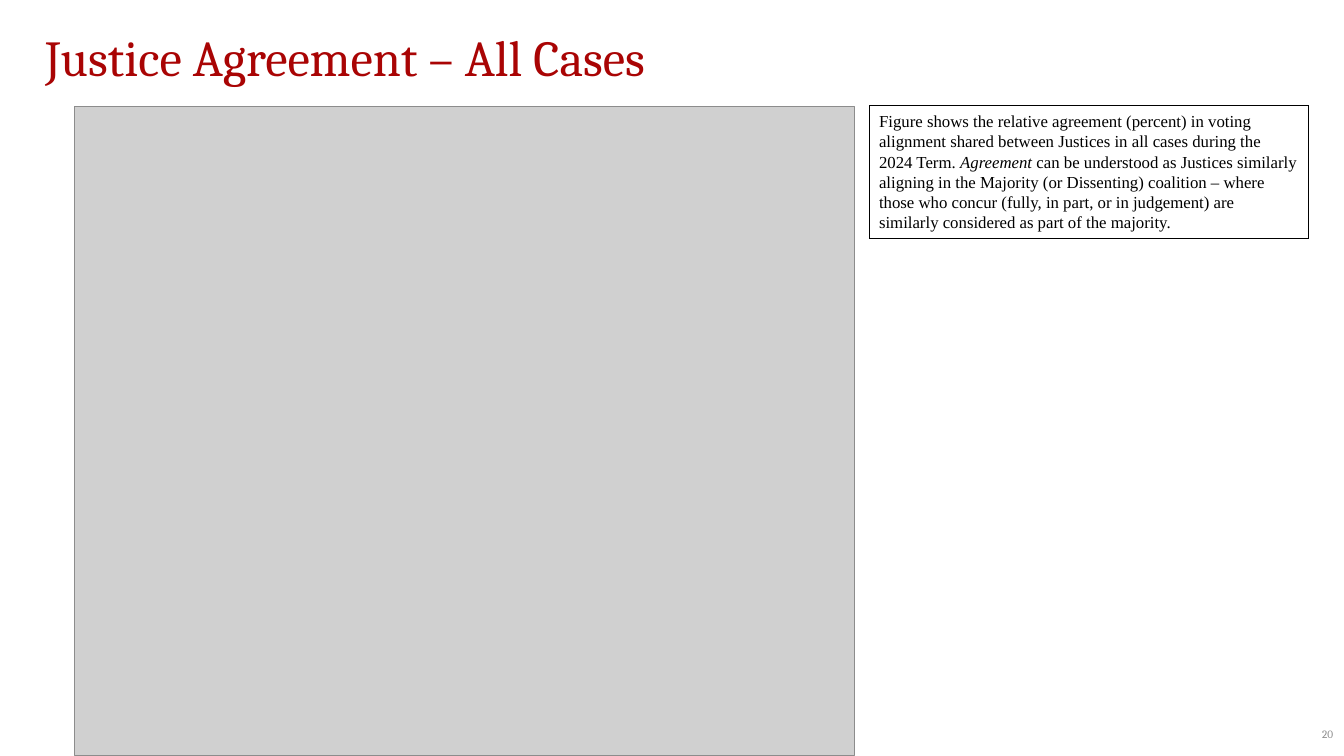
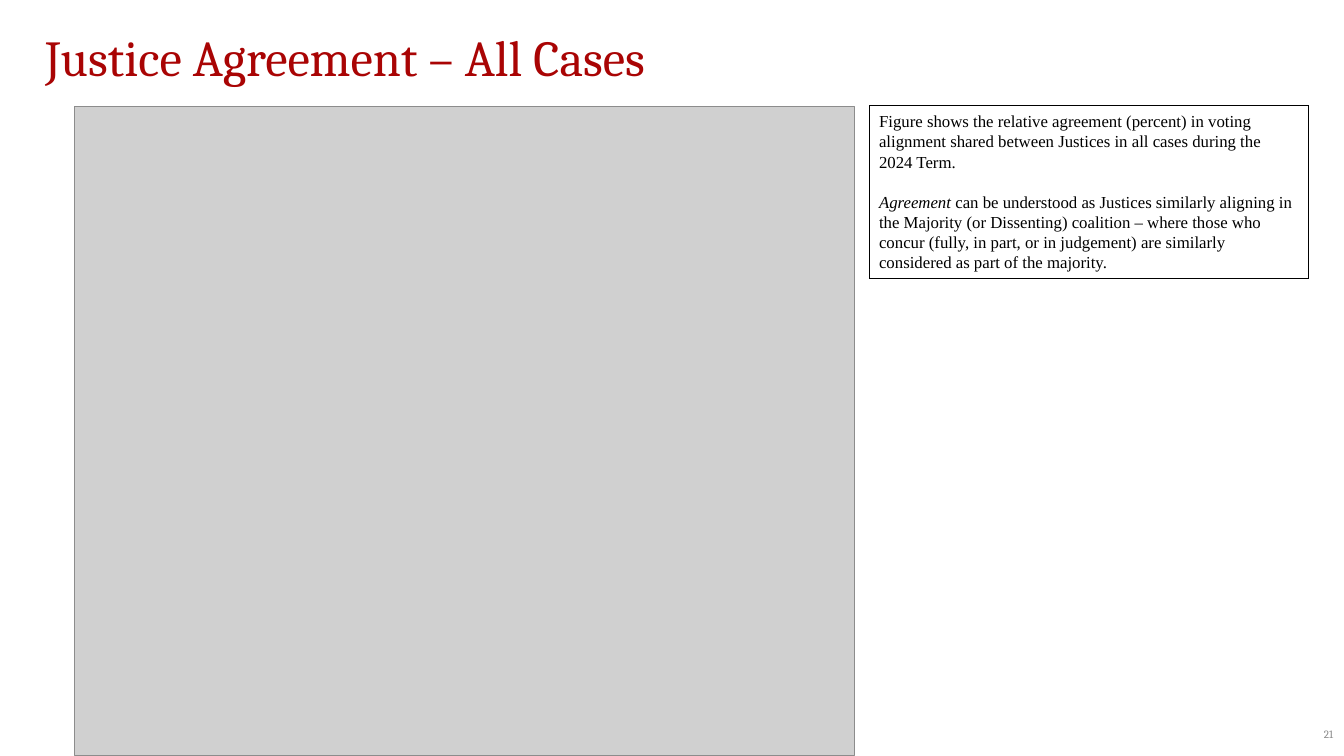
Before and after one commit to JakeTruscott/scotuswatch, a slide deck: slide 21 of Stat Reviews/OT24_StatReview/compilation/SCOTUSBlog/statpack_OT24.pptx (slide 20 before the commit). Drawn at 1344x756 pixels with LibreOffice and Linux fonts; fonts in the diff are those of the drawing; grey boxes stand for pictures. Boxes give left, top, right and bottom in pixels: in the first picture for what was removed or moved away, otherwise in the second. Text is boxed around its words. In the diff, an @@ line names an element or a change of style, - is before the commit and + after.

```diff
--- a/Stat Reviews/OT24_StatReview/compilation/SCOTUSBlog/statpack_OT24.pptx
+++ b/Stat Reviews/OT24_StatReview/compilation/SCOTUSBlog/statpack_OT24.pptx
@@ rectangle "Figure shows the relative agreement ...": place and size @@
-rectangle "Figure shows the relative agreement ..." at [869,106,1309,238]
+rectangle "Figure shows the relative agreement ..." at [869,106,1309,279]
@@ text in rectangle at [879,115,1292,272]: text changed @@
-Figure shows the relative agreement (percent) in voting alignment shared between Justices in all cases during the 2024 Term. Agreement can be understood as Justices similarly aligning in the Majority (or Dissenting) coalition – where those who concur (fully, in part, or in judgement) are similarly considered as part of the majority.
+Figure shows the relative agreement (percent) in voting alignment shared between Justices in all cases during the 2024 Term.
+Agreement can be understood as Justices similarly aligning in the Majority (or Dissenting) coalition – where those who concur (fully, in part, or in judgement) are similarly considered as part of the majority.
@@ page number at [1324,730,1333,738]: text changed @@
-20
+21
```
Also in this commit, not shown: 1 other slide changed, 2 slides added, 1 slide removed, 25 other files.
